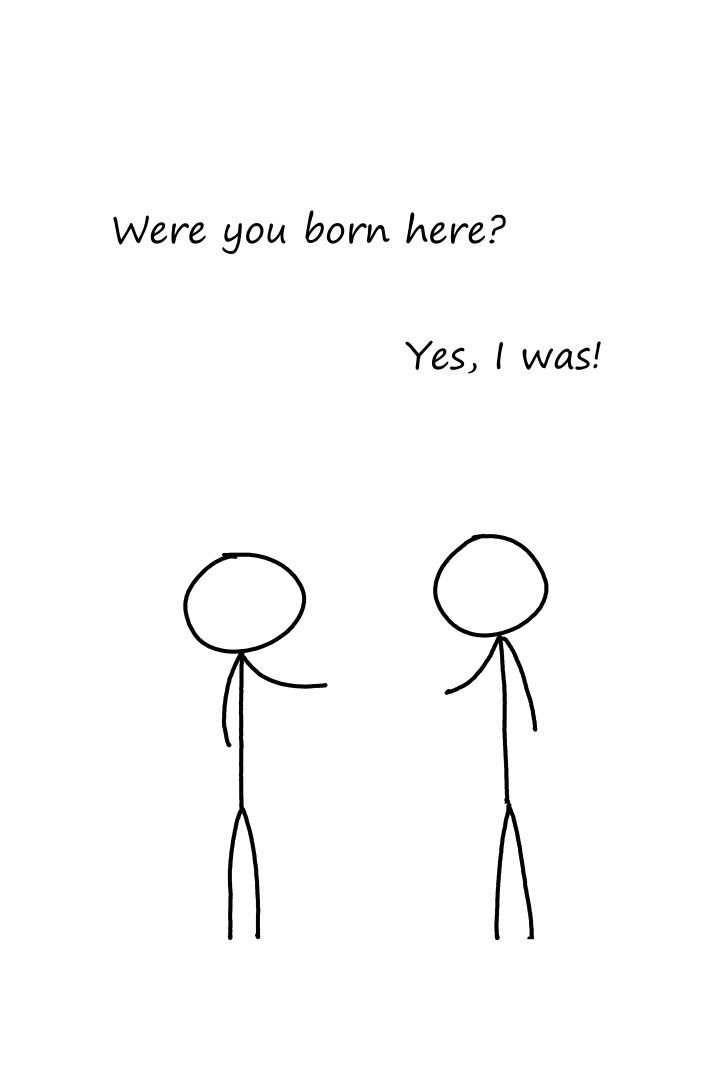
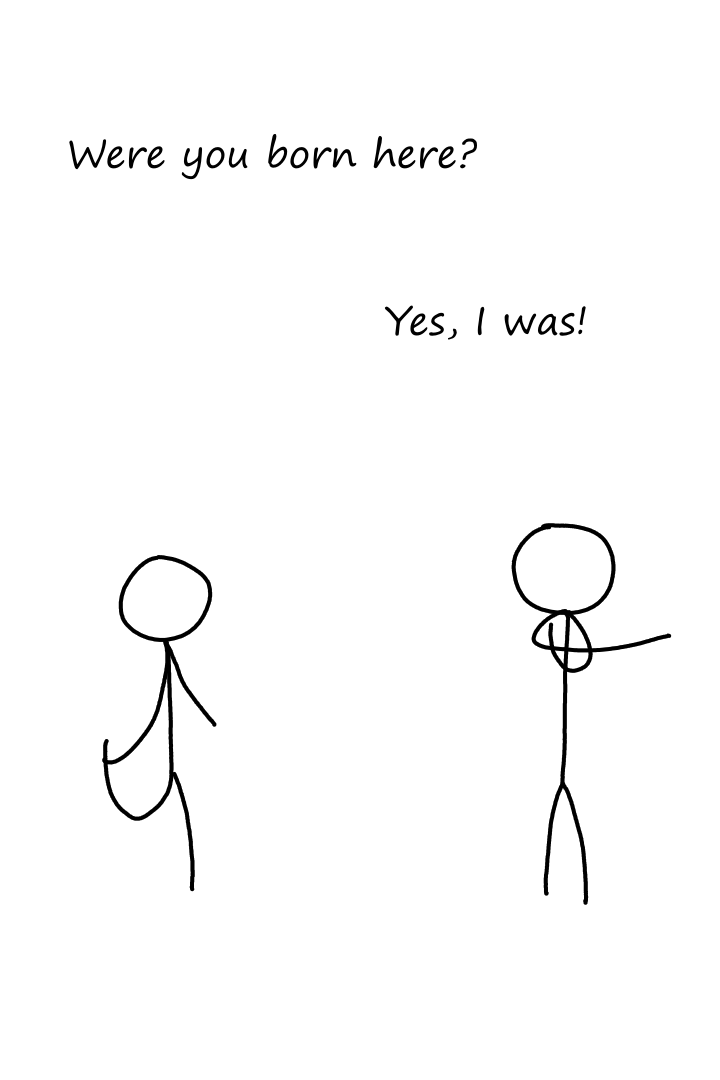
Revision of a layered 720px x 1080px image; what changed, layer by layer:
renamed "Person 2" to "Paint Layer 1", painted on it over box(102, 523, 672, 940)
removed layer "Person 1" over box(146, 552, 328, 940)
